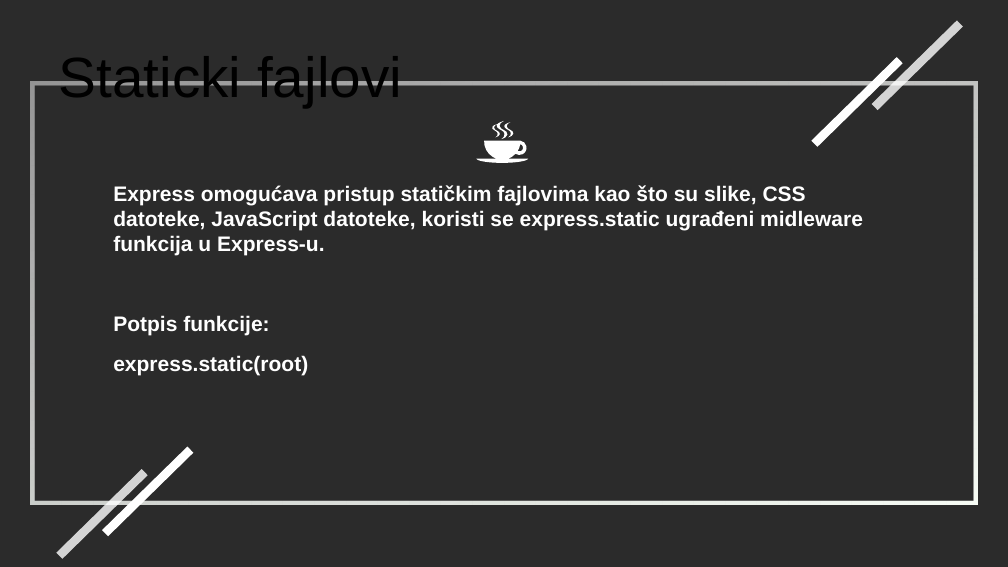
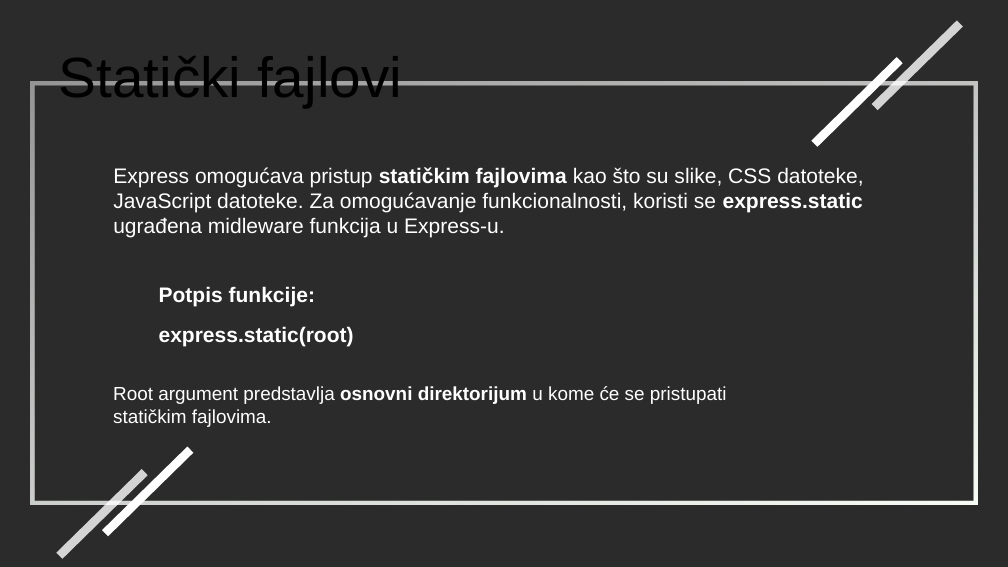
Before and after one commit to stefoverflow/NaperdnoSoftverskoInzenjerstvo, a slide deck: slide 34 of prezentacija.odp (slide 31 before the commit). Drawn at 1008x567 pixels with LibreOffice and Linux fonts; fonts in the diff are those of the drawing; background and template pictures are left out; a plain dark background stands for a picture behind light text. Boxes give left, top, right and bottom in pixels: in the first picture for what was removed or moved away, otherwise in the second. Text is boxed around its words. In the diff, an @@ line names an element or a change of style, - is before the commit and + after.

```diff
--- a/prezentacija.odp
+++ b/prezentacija.odp
@@ text at bbox=[59, 56, 402, 108]: text changed @@
-Staticki fajlovi
+Statički fajlovi
@@ freeform shape removed at bbox=[476, 121, 529, 163] @@
@@ text at bbox=[113, 167, 863, 238]: text changed; bold off @@
-Express omogućava pristup statičkim fajlovima kao što su slike, CSS datoteke, JavaScript datoteke, koristi se express.static ugrađeni midleware funkcija u Express-u.
-Potpis funkcije:
-express.static(root)
+Express omogućava pristup statičkim fajlovima kao što su slike, CSS datoteke, JavaScript datoteke. Za omogućavanje funkcionalnosti, koristi se express.static ugrađena midleware funkcija u Express-u.
@@ text added at bbox=[159, 286, 354, 347], 20 pt, text #FFFFFF, bold @@
+Potpis funkcije:
+express.static(root)
@@ text added at bbox=[113, 386, 727, 427], 18 pt, text #FFFFFF @@
+Root argument predstavlja osnovni direktorijum u kome će se pristupati statičkim fajlovima.
```
Also in this commit, not shown: 29 other slides changed, 13 slides added, 54 slides removed.
